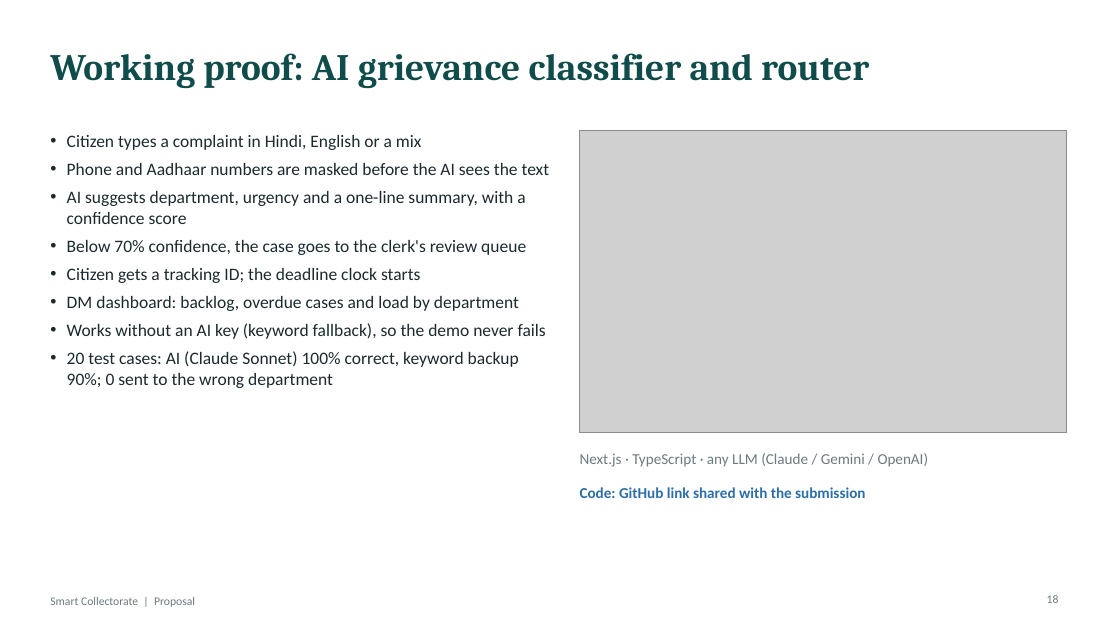
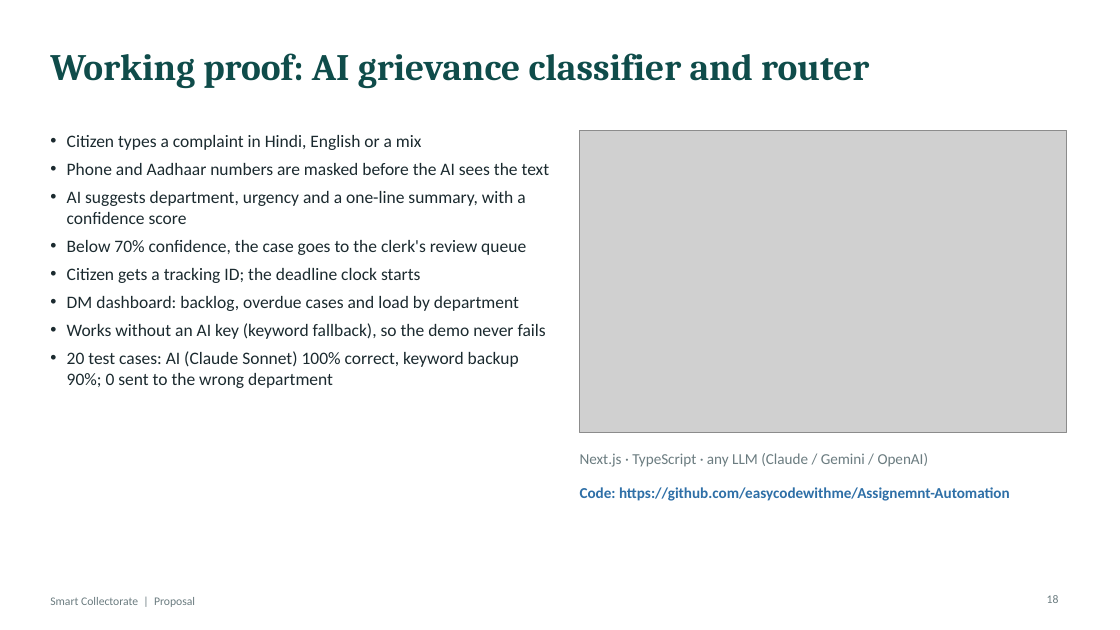
Before and after one commit to easycodewithme/Assignemnt-Automation, a slide deck: slide 18 of presentation/Smart_Collectorate_Proposal.pptx. Drawn at 1120x630 pixels with LibreOffice and Linux fonts; fonts in the diff are those of the drawing; grey boxes stand for pictures. Boxes give left, top, right and bottom in pixels: in the first picture for what was removed or moved away, otherwise in the second. Text is boxed around its words. In the diff, an @@ line names an element or a change of style, - is before the commit and + after.

```diff
--- a/presentation/Smart_Collectorate_Proposal.pptx
+++ b/presentation/Smart_Collectorate_Proposal.pptx
@@ text at box(580, 487, 1010, 501): text changed @@
-Code: GitHub link shared with the submission
+Code: https://github.com/easycodewithme/Assignemnt-Automation
```
Also in this commit, not shown: 1 other file.
